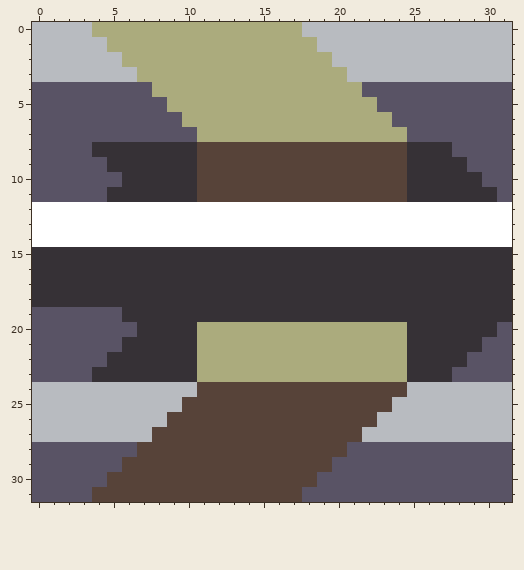
Edited in one commit: pixel-art sprite (assets/sprites/blocks/ahkar/distribution/powered-conveyor-tube.png). This is how it looked before the edit.
The file is 32x32 pixels.
Now the later version:
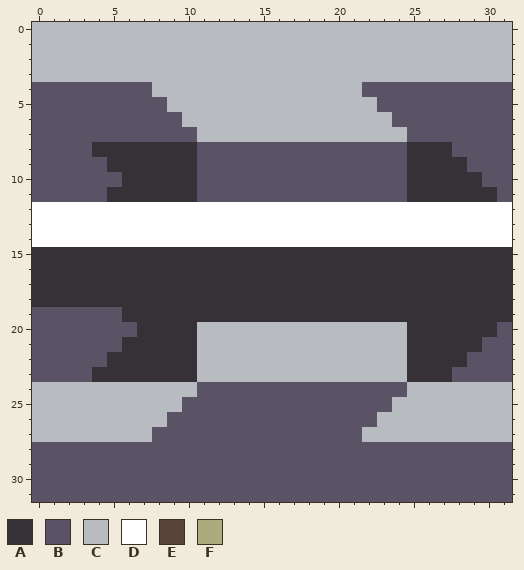
Palette (. is transparent): A #363136  B #595365  C #b8bbc0  D #ffffff  E #574339  F #abab7d
From old to new:
The author changed colour E to colour B in rows 8 to 11 at x 11 to 24; in row 24 at x 11 to 24; in row 25 at x 10 to 23; in row 26 at x 9 to 22; in row 27 at x 8 to 21; in row 28 at x 7 to 20.
The author changed colour E to colour B in row 29 at x 6 to 19; in row 30 at x 5 to 18; in row 31 at x 4 to 17.
The author changed colour F to colour C in row 0 at x 4 to 17; in row 1 at x 5 to 18; in row 2 at x 6 to 19; in row 3 at x 7 to 20; in row 4 at x 8 to 21; in row 5 at x 9 to 22.
The author changed colour F to colour C in row 6 at x 10 to 23; in row 7 at x 11 to 24; in rows 20 to 23 at x 11 to 24.
